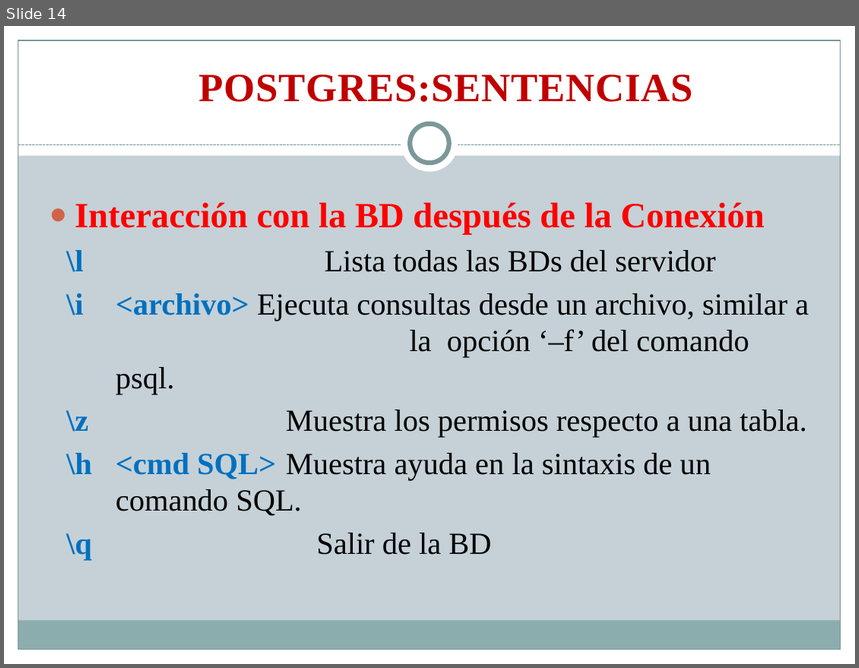
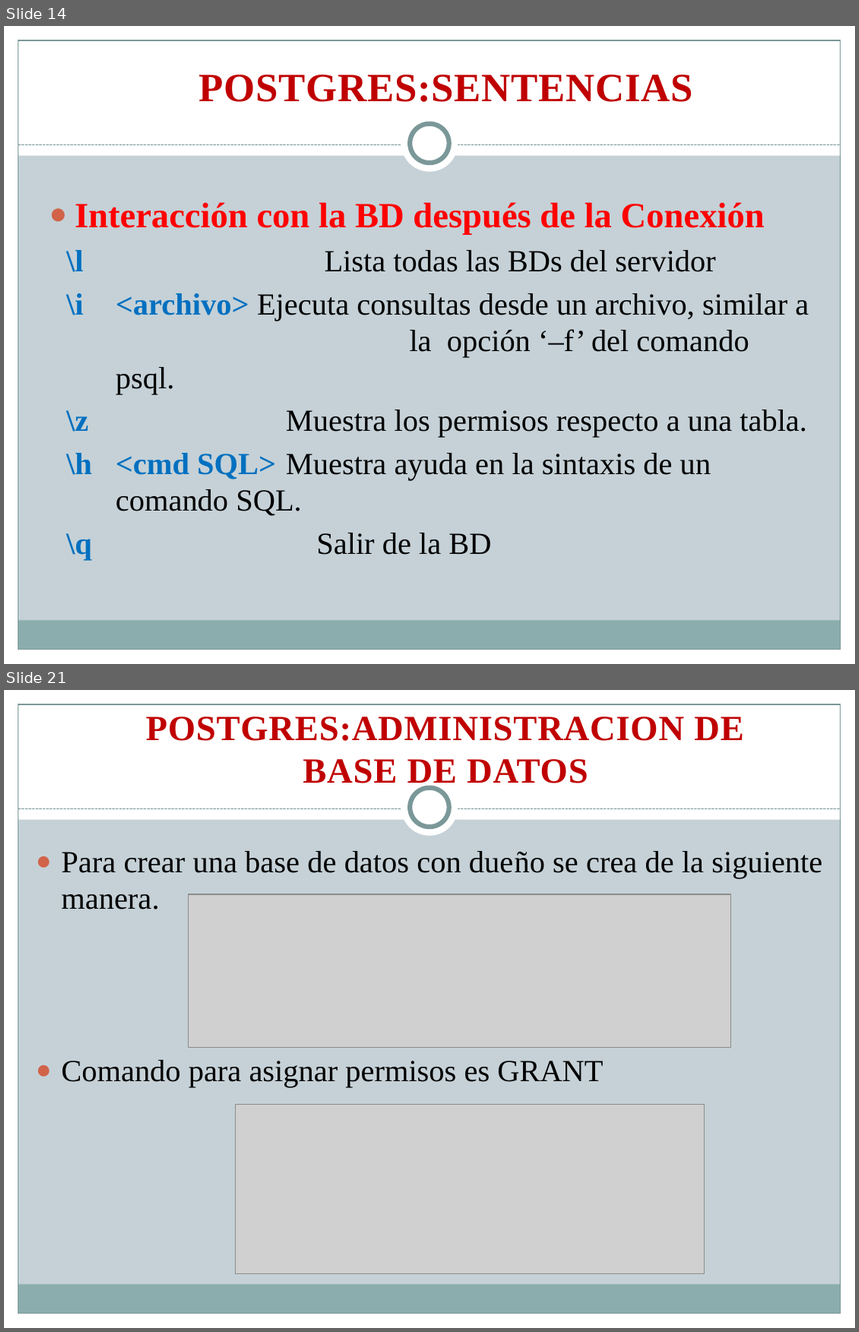
Before and after one commit to rudyrsr/Curso-DBMS, a slide deck: Dia 7 Y 8/Dia 7 - 8.pptx. Shown one above the other, each under a label of ours: slide 14 before the commit, slides 14 and 21 after it; the slides between them are not shown. The pictures are 859x668 and 859x1332 pixels, drawn with LibreOffice and Linux fonts; fonts in the diff are those of the drawing; grey boxes stand for pictures. Boxes give left, top, right and bottom in pixels: in the first picture for what was removed or moved away, otherwise in the second. Text is boxed around its words. In the diff, an @@ line names an element or a change of style, - is before the commit and + after.

```diff
--- a/Dia 7 Y 8/Dia 7 - 8.pptx
+++ b/Dia 7 Y 8/Dia 7 - 8.pptx
@@ slide 21 added at [4,690,855,1328], background #C5D1D7; not listed: 9 template elements that a slide beside it also shows @@
@@ text added at [146,717,744,790], 30 pt, text #C00000, bold @@
+POSTGRES:ADMINISTRACION DE BASE DE DATOS
@@ text added at [61,851,823,1087], 26 pt, text #000000 @@
+● Para crear una base de datos con dueño se crea de la siguiente manera.
+● Comando para asignar permisos es GRANT
@@ picture added at [189,894,731,1047] @@
@@ picture added at [236,1104,705,1274] @@
```
Also in this commit, not shown: 2 slides changed, 8 other slides added, 2 other files.
